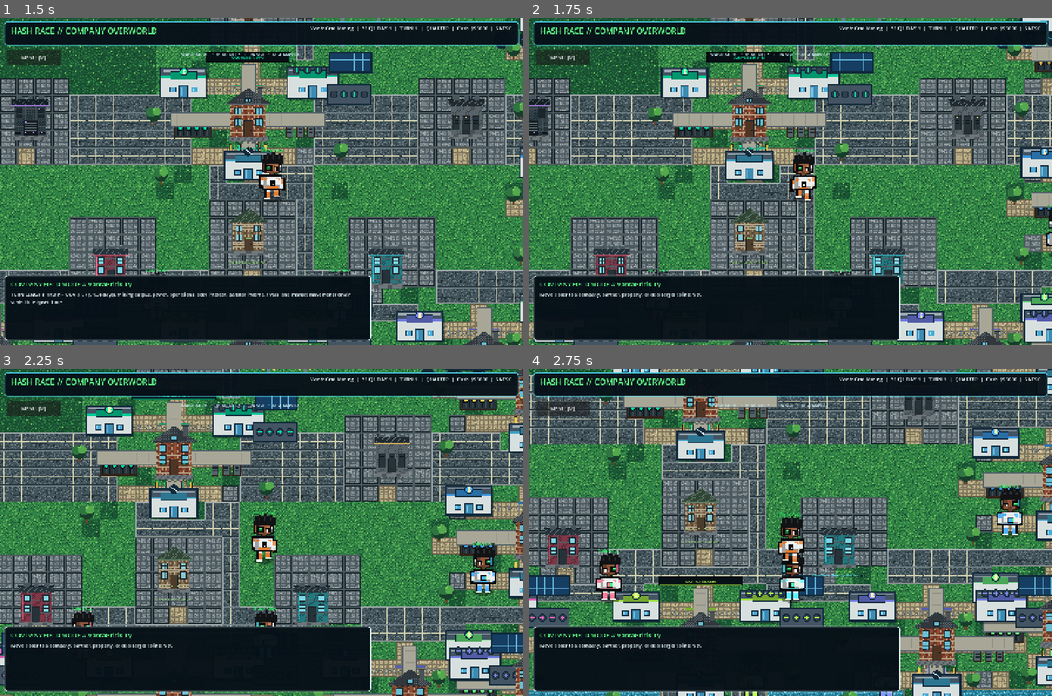
Above: before the commit, frames 1-4 (two rows, left to right).
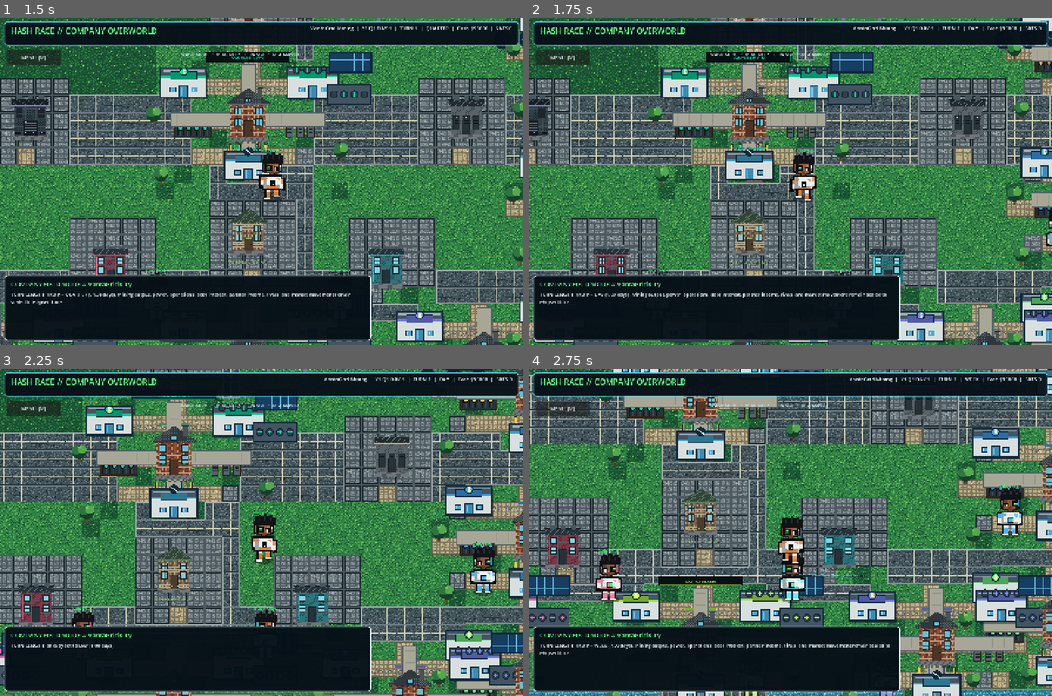
Above: after the commit, the same moments.

Repository: 1freetech/HashRace
Game: Godot game, scene res://scenes/campaign_setup.tscn
Same seed, same stepped clock (60 frames per second), same inputs: the game is played once before the commit and once after it.
Inputs (mouse positions are in pixels of both pictures, inside the frame that each line leads up to):
- Up to frame 1 (1.5 s): click "START MINING RACE" at 0.5 s; tap Enter at 1.25 s; move the mouse to (376, 165) at 1.27 s; hold D from 1.28 s (still down); tap C at 1.35 s; click (376, 165) at 1.42 s
- Up to frame 2 (1.75 s): keep holding D; tap Space at 1.52 s; tap 1 at 1.55 s
- Up to frame 3 (2.25 s): move the mouse to (156, 548) at 2.02 s; release D at 2.03 s; hold S from 2.03 s (still down); tap 1 at 2.1 s
- Up to frame 4 (2.75 s): keep holding S; tap Space at 2.27 s; tap 2 at 2.3 s

Frame 1 is identical in both runs. In frame 2, 0.8% of the frame differs, in the area x 2-98%, y 2-88%; in frame 3, 0.5%; in frame 4, 0.8%.

Commit message:
Hash Race v0.056 adds direct turn-speed controls so players can press 1 for a day, 2 for a week, 3 for a month, or 4 for a quarter instead of repeatedly cycling through every option. The existing C shortcut still cycles speeds, changing speed still cancels an outdated settlement preview, and the on-screen control now teaches every shortcut so campaign pacing is faster and easier to manage.

Diff:
--- a/Godot/scripts/world_time_scale.gd
+++ b/Godot/scripts/world_time_scale.gd
@@ -46,16 +46,34 @@
 func _unhandled_input(event: InputEvent) -> void:
     if event is InputEventKey:
         var key_event: InputEventKey = event as InputEventKey
-        if key_event.pressed and not key_event.echo and key_event.keycode == KEY_C:
-            _cycle_turn_length()
-            get_viewport().set_input_as_handled()
-            return
+        if key_event.pressed and not key_event.echo:
+            if key_event.keycode == KEY_C:
+                _cycle_turn_length()
+                get_viewport().set_input_as_handled()
+                return
+            var direct_turn_idx: int = -1
+            match key_event.keycode:
+                KEY_1: direct_turn_idx = 0
+                KEY_2: direct_turn_idx = 1
+                KEY_3: direct_turn_idx = 2
+                KEY_4: direct_turn_idx = 3
+            if direct_turn_idx >= 0:
+                _set_turn_length(direct_turn_idx)
+                get_viewport().set_input_as_handled()
+                return
     super._unhandled_input(event)
 
 func _cycle_turn_length() -> void:
+    _set_turn_length((turn_length_idx + 1) % TURN_LENGTHS.size())
+
+func _set_turn_length(new_idx: int) -> void:
+    new_idx = clampi(new_idx, 0, TURN_LENGTHS.size() - 1)
+    if new_idx == turn_length_idx:
+        _feedback("TURN LENGTH: already set to %s (%.2f days)." % [turn_length_name(), turn_length_days()])
+        return
     if live_quarter_confirmation_pending:
         _invalidate_quarter_preview("Turn preview cancelled because the turn length changed.")
-    turn_length_idx = (turn_length_idx + 1) % TURN_LENGTHS.size()
+    turn_length_idx = new_idx
     if is_instance_valid(quarter_button):
         quarter_button.text = "END %s TURN" % turn_length_name()
     var remaining_days: float = maxf(0.0, float(campaign_years) * DAYS_PER_YEAR - elapsed_campaign_days)
@@ -66,7 +84,7 @@
 
 func _refresh_turn_scale_button() -> void:
     if is_instance_valid(turn_scale_button):
-        turn_scale_button.text = "TURN LENGTH: %s  [C]" % turn_length_name()
+        turn_scale_button.text = "TURN: %s  [1 DAY • 2 WEEK • 3 MONTH • 4 QTR • C CYCLE]" % turn_length_name()
     if is_instance_valid(quarter_button) and not live_quarter_confirmation_pending and not campaign_complete:
         quarter_button.text = "END %s TURN" % turn_length_name()
 
